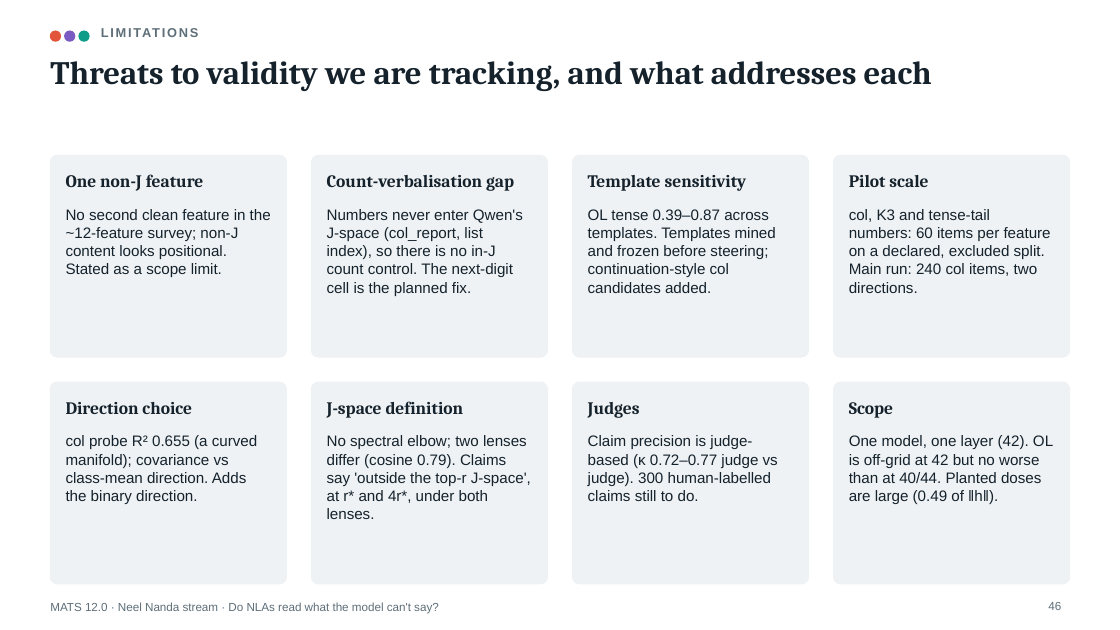
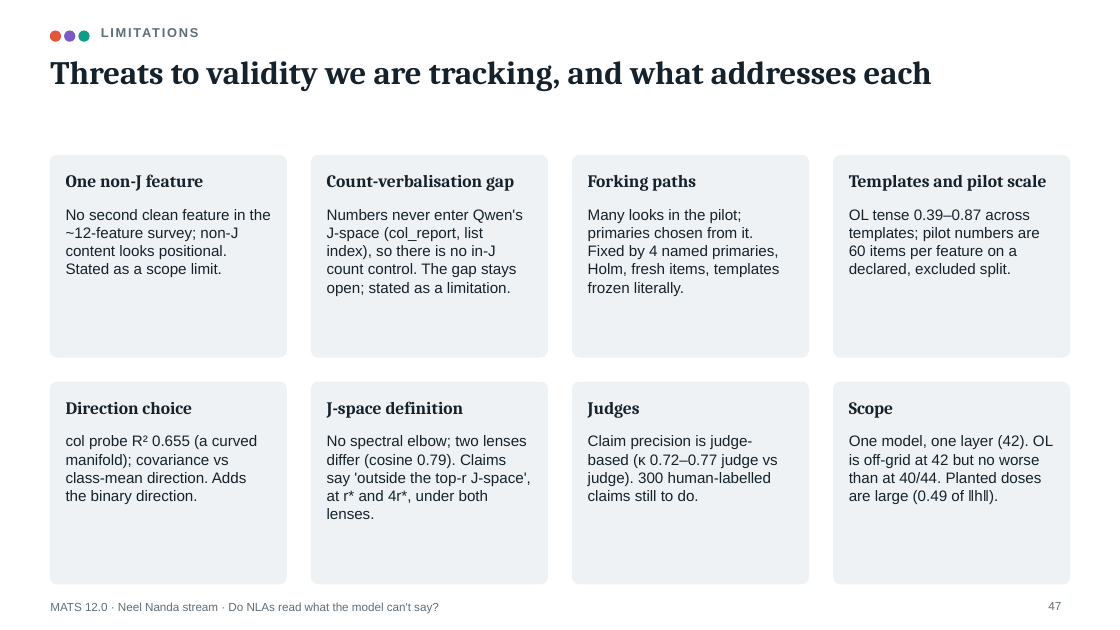
Before and after one commit to Jarus77/mats-nla-workspace, a slide deck: slide 47 of deck/mats_nla_workspace.pptx (slide 46 before the commit). Drawn at 1120x630 pixels with LibreOffice and Linux fonts; fonts in the diff are those of the drawing. Boxes give left, top, right and bottom in pixels: in the first picture for what was removed or moved away, otherwise in the second. Text is boxed around its words. In the diff, an @@ line names an element or a change of style, - is before the commit and + after.

Commit message:
feat: deck v3 (56 slides; col claim retracted; two-branch answer; forking paths disclosed)

```diff
--- a/deck/mats_nla_workspace.pptx
+++ b/deck/mats_nla_workspace.pptx
@@ text at box(588, 175, 696, 191): text changed @@
-Template sensitivity
+Forking paths
@@ text at box(849, 175, 1046, 191): text changed @@
-Pilot scale
+Templates and pilot scale
@@ text at box(327, 209, 523, 296): text changed @@
-Numbers never enter Qwen's J-space (col_report, list index), so there is no in-J count control. The next-digit cell is the planned fix.
+Numbers never enter Qwen's J-space (col_report, list index), so there is no in-J count control. The gap stays open; stated as a limitation.
@@ text at box(588, 209, 780, 296): text changed @@
-OL tense 0.39–0.87 across templates. Templates mined and frozen before steering; continuation-style col candidates added.
+Many looks in the pilot; primaries chosen from it. Fixed by 4 named primaries, Holm, fresh items, templates frozen literally.
@@ text at box(849, 209, 1040, 277): text changed @@
-col, K3 and tense-tail numbers: 60 items per feature on a declared, excluded split. Main run: 240 col items, two directions.
+OL tense 0.39–0.87 across templates; pilot numbers are 60 items per feature on a declared, excluded split.
@@ page number at box(1048, 602, 1061, 610): text changed @@
-46
+47
```
Also in this commit, not shown: 22 other slides changed, 2 slides added, 1 slide removed, 9 other files.
